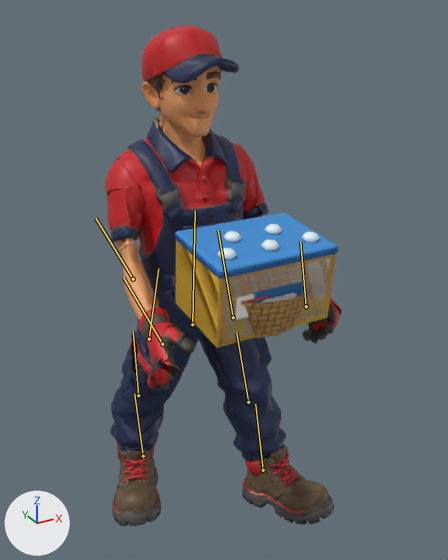
Before and after pictures for a commit that changed the FBX model unity/CheckoutSimulator/Assets/Art/Staff/Models/Staff_Clerk.fbx.
Camera for both pictures: a 50 mm camera at (-1.17, -2.45, 2.49) aimed at (0.07, -0.19, 1.36). Arrows for +X, +Y and +Z are at lower left; the lights stay in place. The picture after the commit comes second. Both versions are drawn at frame 26 of the action 'Staff_Clerk_Rig|PushWalking'; the numbers are the values there. The bones that change, and the others that lie on the model, are drawn over the model as lines.

In view in the first picture: 'Box_caixa', 'Box_carne', 'Box_congelados', 'Box_hortifruti', 'Box_padaria', 'Box_peixe', 'Staff_Clerk_Body'.
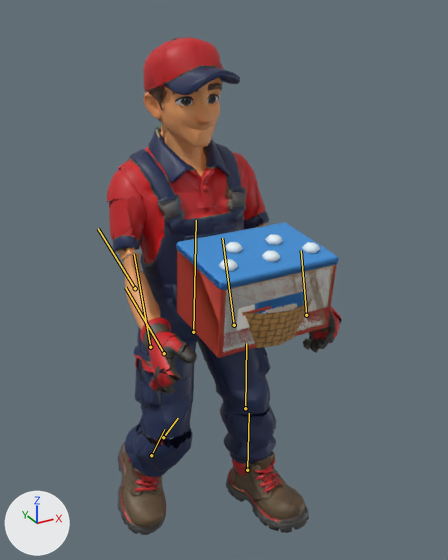
The edits, one by one:
Bone 'Torso' (bone_torso) moves from (0.0, 0.022, 0.0) to (0.005, -0.022, 0.0).
Bone 'Thigh_L' (bone_thigh_l) turns from (16, 0, 0) to (-26, 3, -2) degrees about its own x, y and z.
Bone 'Shin_L' (bone_shin_l) turns from (-24, 0, 0) to (61, -5, 6) degrees about its own x, y and z.
Bone 'Foot_L' (bone_foot_l) turns from (-7, 0, 0) to (-7, 7, -6) degrees about its own x, y and z.
Bone 'Thigh_R' (bone_thigh_r) turns from (-26, 0, 0) to (-23, -1, -1) degrees about its own x, y and z.
Bone 'Shin_R' (bone_shin_r) turns from (0, 0, 0) to (13, 0, -1) degrees about its own x, y and z.
Bone 'Foot_R' (bone_foot_r) turns from (7, 0, 0) to (5, -6, 2) degrees about its own x, y and z.

Changed parts and their boxes [x1, y1, x2, y2] in the pictures (448 x 560 px):
'Staff_Clerk_Body', posed
    before: [105, 26, 342, 526]
    after: [107, 37, 342, 535]
'Box_congelados', posed
    before: [176, 213, 337, 339]
    after: [177, 223, 338, 350]
'Box_peixe', posed
    before: [217, 224, 319, 303]
    after: [176, 234, 339, 352]
'Box_padaria', posed
    before: [240, 287, 313, 338]
    after: [242, 298, 313, 348]
'Box_caixa', posed
    before: [220, 254, 334, 344]
    after: [221, 265, 334, 351]
bone 'Torso', root to tip
    before: (192, 324) to (195, 210)
    after: (193, 332) to (196, 220)
bone 'Thigh_L', root to tip
    before: (149, 339) to (158, 268)
    after: (150, 347) to (134, 254)
bone 'Shin_L', root to tip
    before: (138, 395) to (133, 331)
    after: (163, 437) to (178, 418)
bone 'Foot_L', root to tip
    before: (143, 456) to (134, 393)
    after: (151, 455) to (164, 429)
bone 'Thigh_R', root to tip
    before: (233, 317) to (218, 230)
    after: (234, 325) to (222, 238)
bone 'Shin_R', root to tip
    before: (248, 402) to (236, 332)
    after: (245, 408) to (246, 343)
bone 'Foot_R', root to tip
    before: (263, 470) to (255, 404)
    after: (247, 470) to (249, 413)
